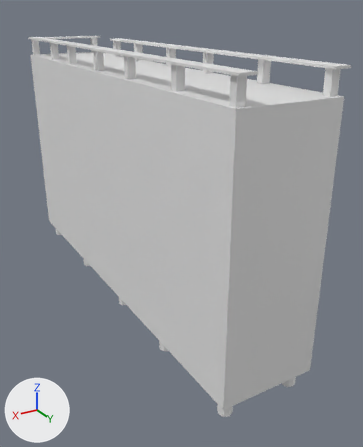
Before and after pictures for a commit that changed the glTF model models/world/Muelle1.glb.
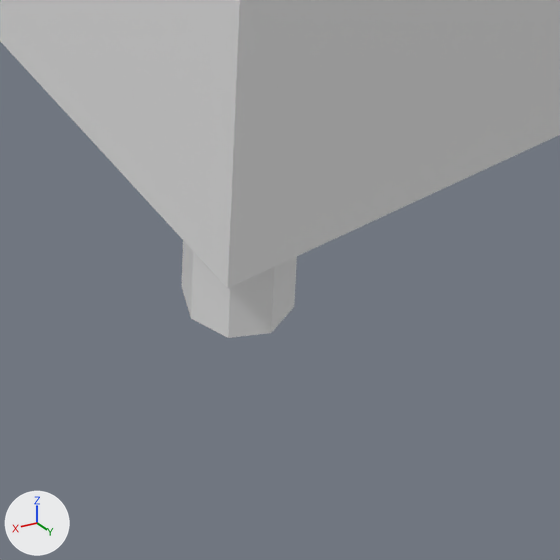
The first picture shows the older version from a 50 mm lens placed at (4.49, 9.06, 3.36), pointed at (-0.95, -0.01, -1.17). The close-ups show both versions on the part from 53% to 74% of the width and 83% to 100% of the height of that picture. The axes (+X, +Y, +Z) are drawn at lower left. The lights are the same throughout. Where no turn or scale is listed for an object, it has been applied to the vertices.

Names of what the first close-up shows: 'Muelle1_boxcollider', 'MuellePole_obj'.
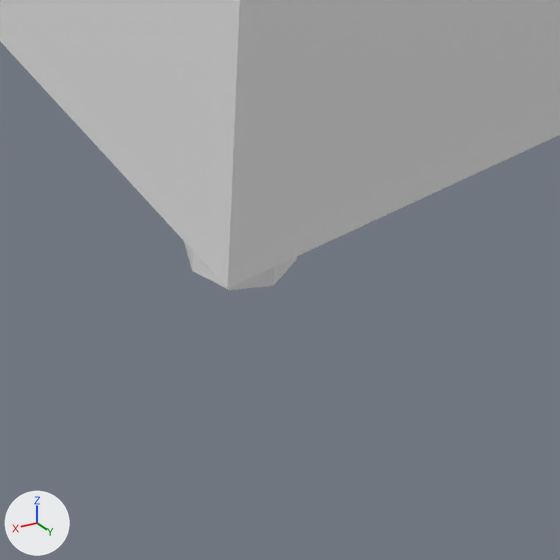
Pixel boxes [x1, y1, x2, y2] of what changed, in the close-ups (560 x 560 px):
'MuellePole_obj', moved: before [181, 240, 297, 338]; after [183, 240, 297, 290]

The change, as a diff of the scene's bpy script:
```diff
--- a/models/world/Muelle1.glb.py
+++ b/models/world/Muelle1.glb.py
@@ ob_muellepole_obj @@
 ob_muellepole_obj = bpy.data.objects.new('MuellePole_obj', me_cylinder_005)
-ob_muellepole_obj.location = (-1.071, 4.048, -0.435)
+ob_muellepole_obj.location = (-1.071, 4.048, -0.302)
```
